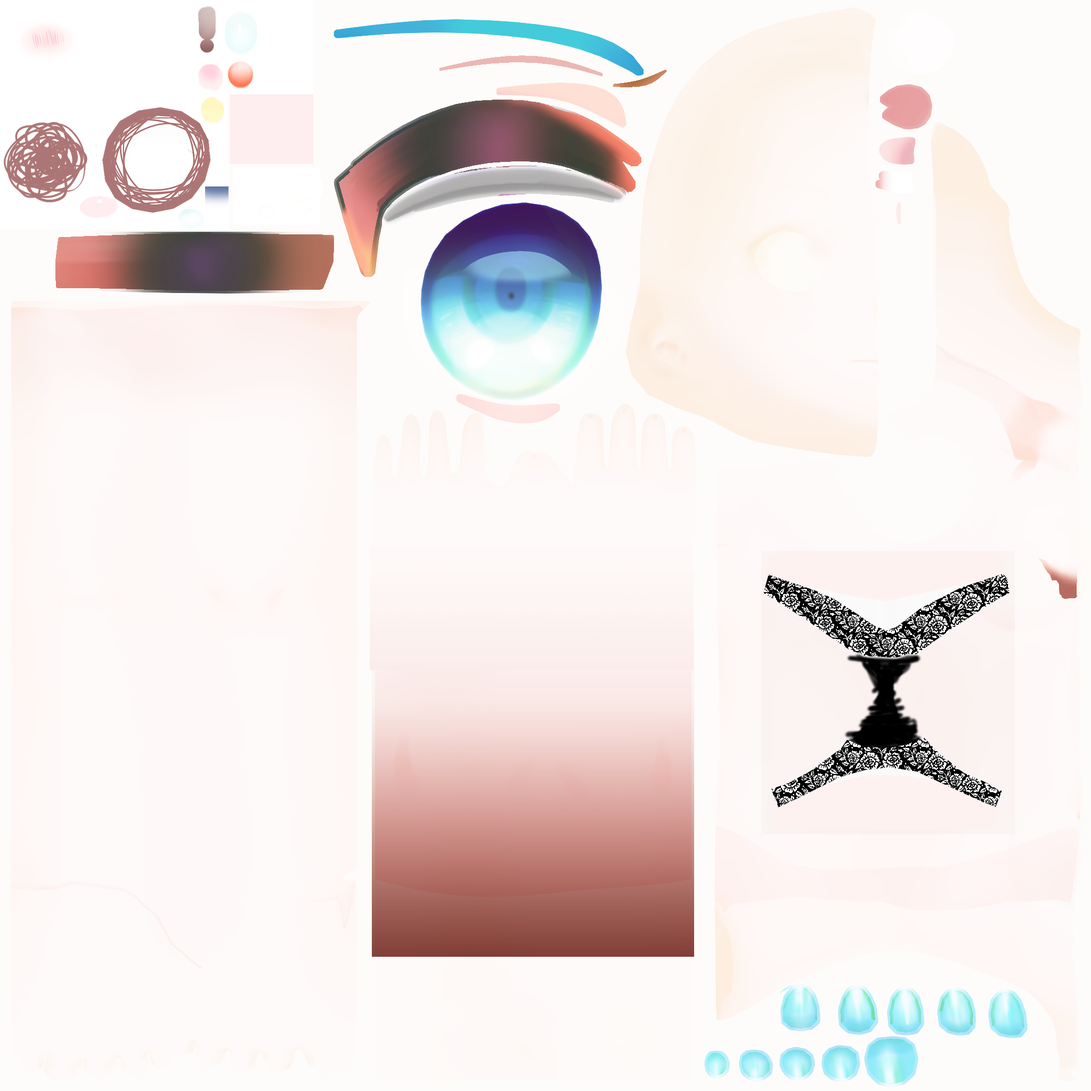
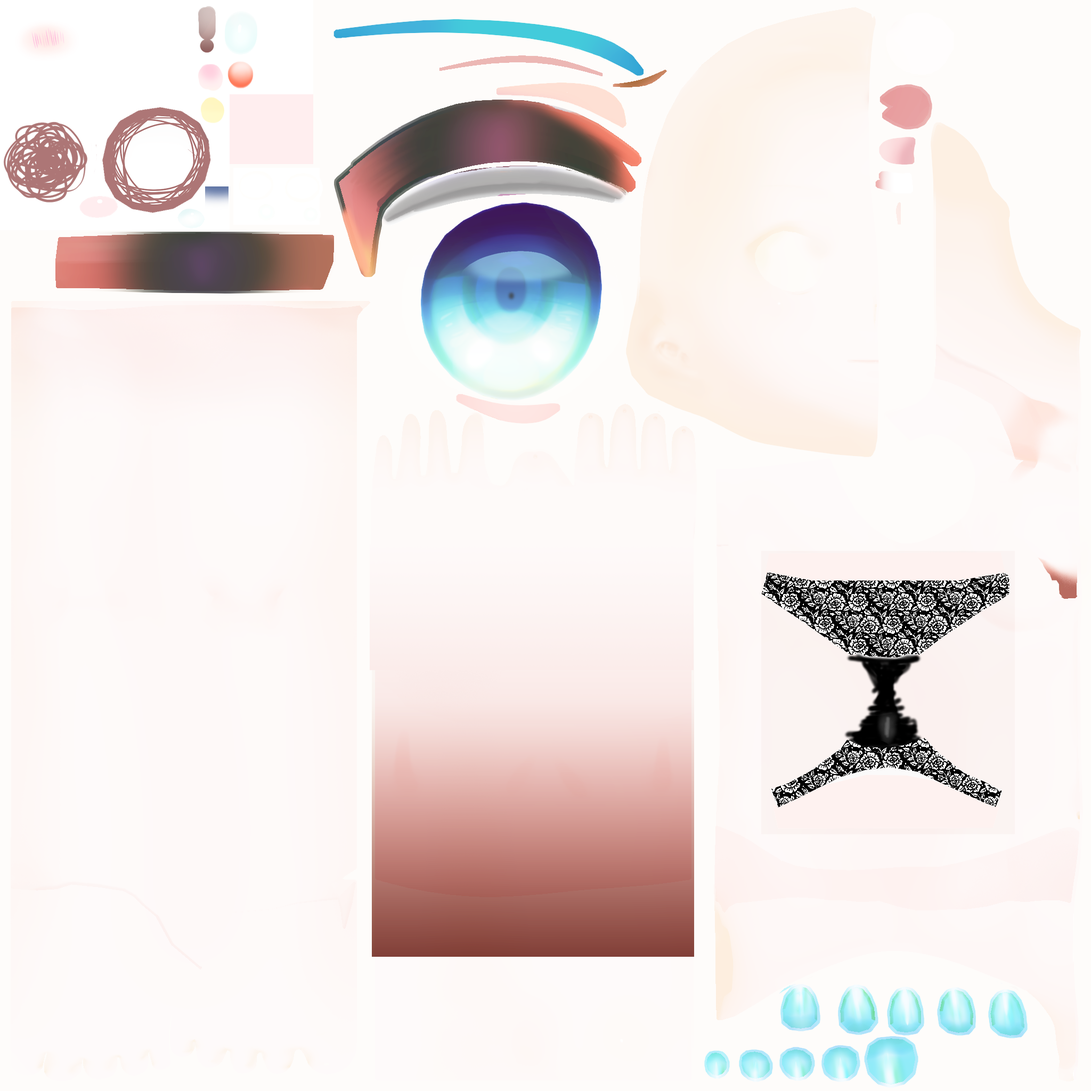
The second (1091, 1091) image is a revision of the first. Changes to its layers:
renamed "body2.png" to "pantsu.png", painted on it over [761, 572, 1010, 746]
